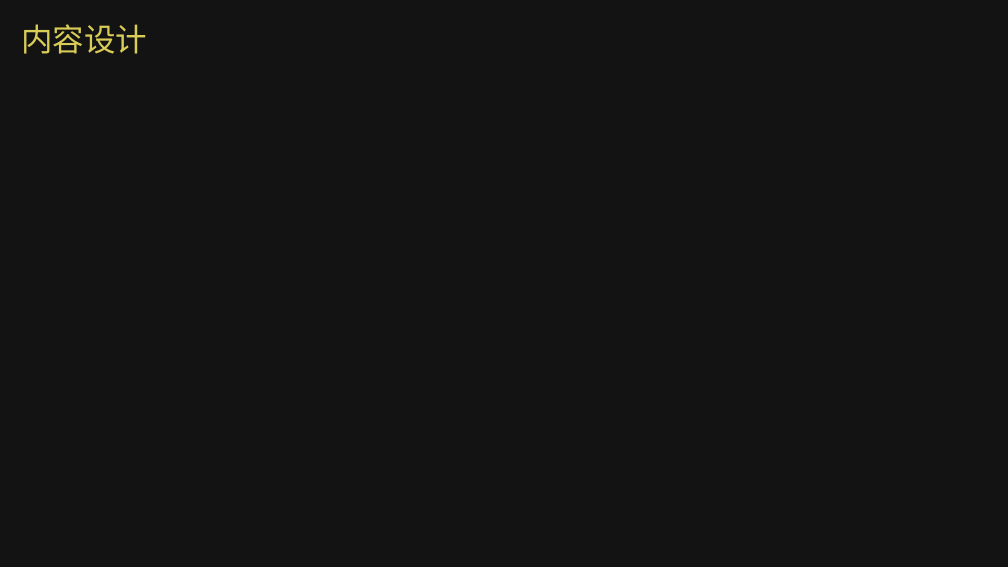
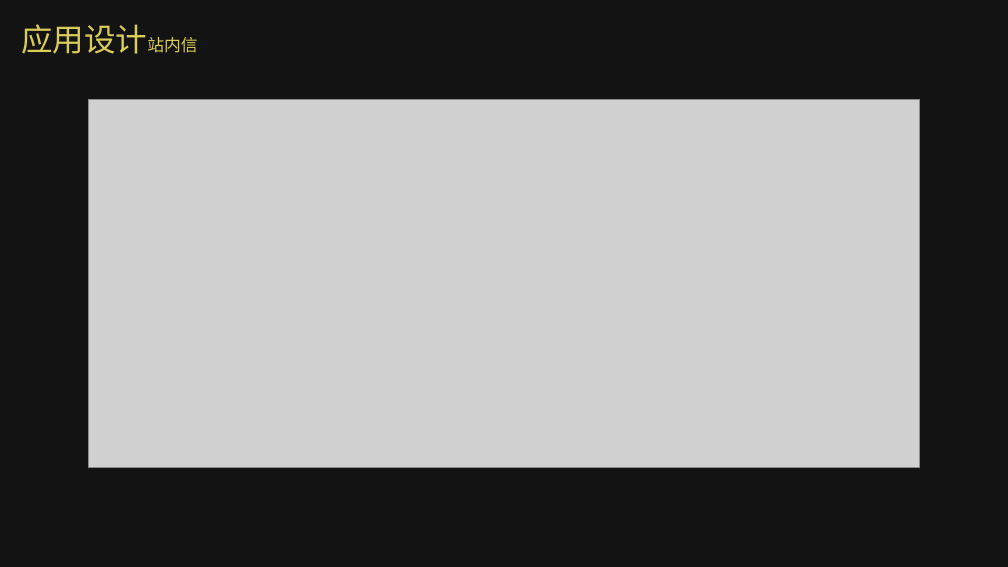
Before and after one commit to WEASP/our-project, a slide deck: slide 27 of Tasks/Task10/高子峰组-知否演示ppt.pptx (slide 24 before the commit). Drawn at 1008x567 pixels with LibreOffice and Linux fonts; fonts in the diff are those of the drawing; grey boxes stand for pictures; background and template pictures are left out; a plain dark background stands for a picture behind light text. Boxes give left, top, right and bottom in pixels: in the first picture for what was removed or moved away, otherwise in the second. Text is boxed around its words. In the diff, an @@ line names an element or a change of style, - is before the commit and + after.

```diff
--- a/Tasks/Task10/高子峰组-知否演示ppt.pptx
+++ b/Tasks/Task10/高子峰组-知否演示ppt.pptx
@@ text at (21, 24, 197, 54): text changed @@
-内容设计
+应用设计站内信
@@ picture added at (88, 100, 920, 467) @@
```
Also in this commit, not shown: 1 other slide changed, 5 slides added.
